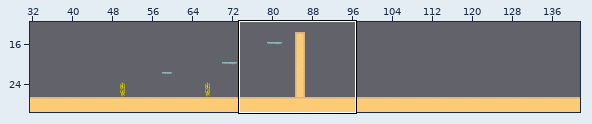
Two versions of a level (Tiled map, assets/maps/nivel0.tmx). The first picture is a wide view before the edit; the outline marks the close-up.
Close-up. First the earlier version:
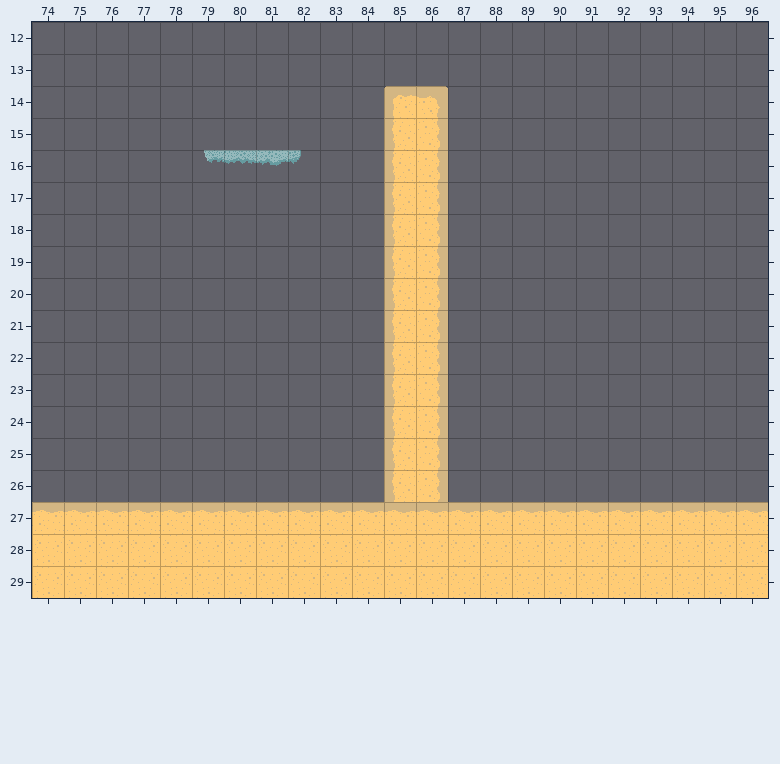
Cells are 32x32 px. Shown: x 74..96, y 12..29.
Once edited:
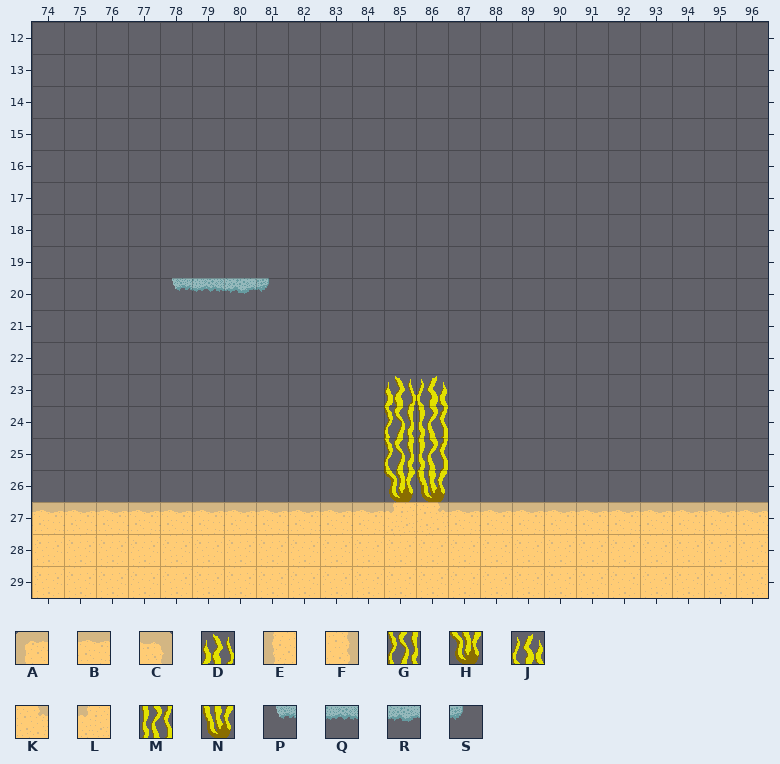
Key: from "Tiles - Beach": A 0, B 1, C 2, D 7, E 12, F 14, G 19, H 31, J 43, K 48, L 49, M 55, N 67, P 112, Q 113, R 114, S 115.
_ is an empty cell.
The exact change:
{"where": "layer \"Capa de patrones 1\""}
{"y":14,"x":85,"old":"AC","new":"__"}
{"y":15,"x":85,"old":"EF","new":"__"}
{"y":16,"x":79,"old":"PQRS","new":"____"}
{"y":16,"x":85,"old":"EF","new":"__"}
{"y":17,"x":85,"old":"EF","new":"__"}
{"y":18,"x":85,"old":"EF","new":"__"}
{"y":19,"x":85,"old":"EF","new":"__"}
{"y":20,"x":78,"old":"____","new":"PQRS"}
{"y":20,"x":85,"old":"EF","new":"__"}
{"y":21,"x":85,"old":"EF","new":"__"}
{"y":22,"x":85,"old":"EF","new":"__"}
{"y":23,"x":85,"old":"EF","new":"DJ"}
{"y":24,"x":85,"old":"EF","new":"GM"}
{"y":25,"x":85,"old":"EF","new":"GM"}
{"y":26,"x":85,"old":"EF","new":"HN"}
{"y":27,"x":85,"old":"BB","new":"LK"}
{"label":"changed","picture_box":[384,86,448,534]}
{"label":"removed","picture_box":[204,150,301,166]}
{"label":"added","picture_box":[172,278,269,294]}
